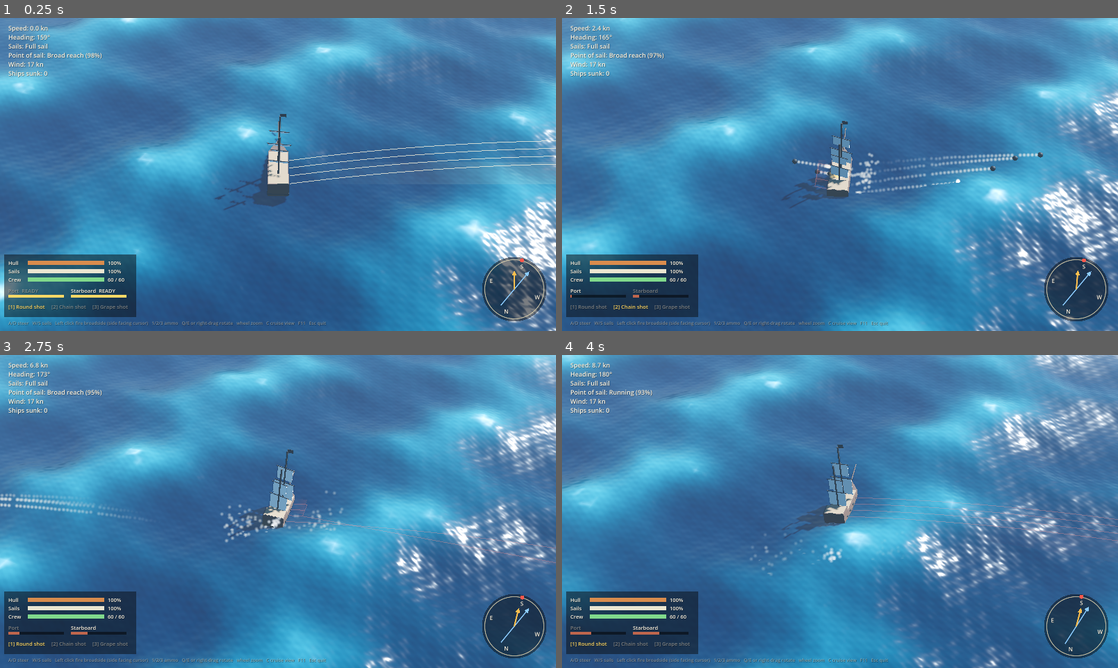
Above: before the commit, frames 1-4 (two rows, left to right).
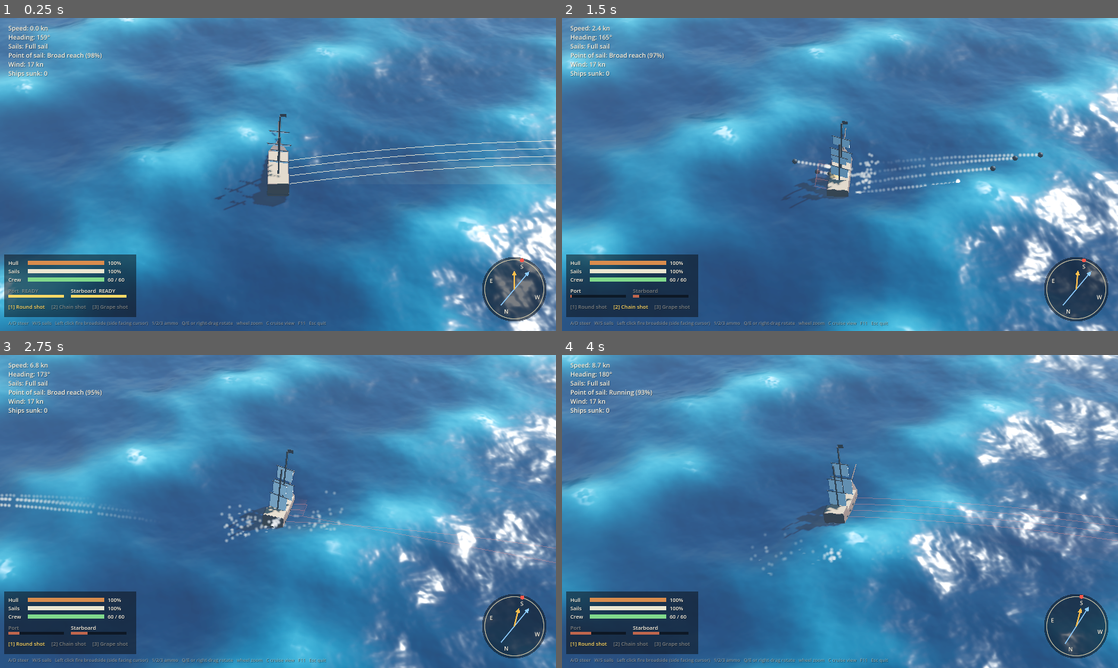
Above: after the commit, the same moments.

Repository: thedoddsays/barrelsOfSilver
Game: Godot game, scene res://scenes/main.tscn
Same seed, same stepped clock (60 frames per second), same inputs: the game is played once before the commit and once after it.
Inputs (mouse positions are in pixels of both pictures, inside the frame that each line leads up to):
- Up to frame 1 (0.25 s): no input
- Up to frame 2 (1.5 s): move the mouse to (962, 158) at 0.52 s; hold D (steer_right) 0.53-1.25 s; hold 2 (ammo_chain) 0.53-1.25 s; click (962, 158) at 0.67 s; drag from (728, 190) to (812, 237) at 1.27 s
- Up to frame 3 (2.75 s): move the mouse to (333, 442) at 2.02 s; hold D (steer_right) from 2.03 s (still down); hold 1 (ammo_round) from 2.03 s (still down)
- Up to frame 4 (4 s): release D (steer_right) at 2.75 s; release 1 (ammo_round) at 2.75 s; drag from (812, 574) to (673, 464) at 2.77 s; move the mouse to (1006, 558) at 3.52 s; hold A (steer_left) from 3.53 s (still down); tap E (cam_right) at 3.6 s

The runs differ from the first frame. In frame 1, 4.9% of the frame differs, in the area x 0-100%, y 0-100%; in frame 2, 7.3%; in frame 3, 7.5%; in frame 4, 9.2%.

Commit message:
Ocean: replace tiled sine ripples with gradient noise and wind patches
The summed-sine ripples and sin(x)*sin(z) foam breakup produced a visible
repeating grid. Ripples are now 5 octaves of gradient noise with analytic
derivatives (rotated, drifting, each fading with distance), modulated by large
slow wind patches that vary strength, tint and roughness. Foam breakup uses
noise. Integer hash keeps it stable at large world coordinates.

Also records the art direction and camera decisions in CLAUDE.md.

Co-Authored-By: Claude Opus 5.5 <noreply@anthropic.com>

Diff:
--- a/shaders/ocean.gdshader
+++ b/shaders/ocean.gdshader
@@ -53,27 +53,79 @@
 	v_jacobian = tangent.x * binormal.z - tangent.z * binormal.x;
 }
 
-// Small-scale ripples as a sum of smooth directional sine waves. (The previous grid-based
-// value noise produced blocky, pixelated-looking highlights.) Returns the slope (d/dx, d/dz).
-vec2 ripple_slope(vec2 p, float t) {
+// --- Gradient noise ---------------------------------------------------------------
+// History: value noise looked blocky/pixelated; a sum of fixed sines looked like a tiled
+// image (periodic interference). Gradient noise is smooth AND aperiodic; each octave is
+// rotated, scaled by a non-integer factor and drifts its own way, so nothing lines up.
+
+// Integer hash (stable at large world coordinates, unlike the classic sin() hash).
+vec2 hash2(vec2 p) {
+	uvec2 q = uvec2(ivec2(p) + ivec2(32768)) * uvec2(1597334673u, 3812015801u);
+	uint n = (q.x ^ q.y) * 1597334673u;
+	uvec2 r = uvec2(n, n * 48271u);
+	return vec2(r) * (2.0 / 4294967295.0) - 1.0;
+}
+
+// Gradient noise with analytic derivatives: returns (value, d/dx, d/dy).
+vec3 noised(vec2 p) {
+	vec2 i = floor(p);
+	vec2 f = fract(p);
+	vec2 u = f * f * f * (f * (f * 6.0 - 15.0) + 10.0);
+	vec2 du = 30.0 * f * f * (f * (f - 2.0) + 1.0);
+	vec2 ga = hash2(i);
+	vec2 gb = hash2(i + vec2(1.0, 0.0));
+	vec2 gc = hash2(i + vec2(0.0, 1.0));
+	vec2 gd = hash2(i + vec2(1.0, 1.0));
+	float va = dot(ga, f);
+	float vb = dot(gb, f - vec2(1.0, 0.0));
+	float vc = dot(gc, f - vec2(0.0, 1.0));
+	float vd = dot(gd, f - vec2(1.0, 1.0));
+	float k = va - vb - vc + vd;
+	float value = va + u.x * (vb - va) + u.y * (vc - va) + u.x * u.y * k;
+	vec2 deriv = ga + u.x * (gb - ga) + u.y * (gc - ga) + u.x * u.y * (ga - gb - gc + gd)
+		+ du * (u.yx * k + vec2(vb, vc) - va);
+	return vec3(value, deriv);
+}
+
+mat2 rot(float a) {
+	float c = cos(a);
+	float s = sin(a);
+	return mat2(vec2(c, s), vec2(-s, c));
+}
+
+// Small-scale ripples: 5 octaves of noise, each with its own size (metres), angle, drift
+// and distance fade. Returns the surface slope (d/dx, d/dz).
+vec2 ripple_slope(vec2 p, float t, float dist) {
+	// size in metres, slope weight, rotation (rad), drift speed (m/s)
+	vec4 o[5] = vec4[5](
+		vec4(9.0, 0.085, 0.0, 0.9),
+		vec4(4.7, 0.07, 1.7, 0.7),
+		vec4(2.45, 0.058, 3.9, 0.55),
+		vec4(1.3, 0.047, 5.3, 0.45),
+		vec4(0.68, 0.036, 2.6, 0.35)
+	);
 	vec2 slope = vec2(0.0);
-	// direction (normalised in loop), frequency, speed, amplitude
-	vec4 r[6] = vec4[6](
-		vec4(0.83, 0.56, 0.9, 1.3),
-		vec4(-0.42, 0.91, 1.3, 1.6),
-		vec4(0.97, -0.24, 1.9, 2.1),
-		vec4(-0.71, -0.70, 2.7, 2.4),
-		vec4(0.12, 0.99, 3.8, 2.9),
-		vec4(0.60, -0.80, 5.1, 3.3)
-	);
-	for (int i = 0; i < 6; i++) {
-		vec2 d = normalize(r[i].xy);
-		float freq = r[i].z;
-		float phase = dot(d, p) * freq - t * r[i].w;
-		float amp = 0.05 / freq;
-		slope += d * cos(phase) * freq * amp;
+	for (int i = 0; i < 5; i++) {
+		float size = o[i].x;
+		float fade = 1.0 - smoothstep(size * 60.0, size * 200.0, dist);
+		if (fade <= 0.0) {
+			continue;
+		}
+		mat2 r = rot(o[i].z);
+		vec2 drift = r * vec2(1.0, 0.0) * o[i].w * t;
+		vec3 n = noised((r * p + drift) / size);
+		// Chain rule back to world space: d/dp = (1/size) * R^T * grad.
+		slope += (n.yz * r) * (o[i].y * fade);
 	}
 	return slope;
+}
+
+// Large, slow patches where the wind ruffles the water more or less ("cat's paws").
+// This macro variation is what stops the sea reading as one repeated texture.
+float wind_patches(vec2 p, float t) {
+	float a = noised(rot(0.6) * p / 140.0 + vec2(t * 0.012, t * 0.004)).x;
+	float b = noised(rot(2.2) * p / 55.0 - vec2(t * 0.02, -t * 0.01)).x;
+	return clamp(0.5 + a * 0.9 + b * 0.5, 0.0, 1.0);
 }
 
 void fragment() {
@@ -82,22 +134,28 @@
 	// Fade fine detail with distance so it doesn't shimmer/alias far away.
 	float detail = 1.0 - smoothstep(40.0, 350.0, dist);
 
-	vec2 s = ripple_slope(p, wave_time) * ripple_strength * detail;
+	float patches = wind_patches(p, wave_time);
+	float ruffle = mix(0.45, 1.3, patches);
+	vec2 s = ripple_slope(p, wave_time, dist) * ripple_strength * ruffle;
 	vec3 n = normalize(v_normal + vec3(-s.x, 0.0, -s.y));
 	NORMAL = normalize((VIEW_MATRIX * vec4(n, 0.0)).xyz);
 
 	float crest = clamp(v_height * 0.25 + 0.5, 0.0, 1.0);
 	vec3 water = mix(deep_color, scatter_color, pow(crest, 2.5));
+	// Calm patches read a touch darker and glassier, ruffled ones a touch lighter.
+	water *= mix(0.9, 1.08, patches);
 
 	float foam = 1.0 - smoothstep(0.5, 0.72, v_jacobian);
-	float breakup = 0.5 + 0.25 * sin(p.x * 0.9 + wave_time * 0.7) * sin(p.y * 0.7 - wave_time * 0.5)
-		+ 0.25 * sin((p.x + p.y) * 0.35 + wave_time * 0.3);
+	// Break the crest foam into streaks with noise (was a sin(x)*sin(z) grid).
+	float breakup = 0.5 + 0.7 * noised(rot(0.9) * p / 2.8 + vec2(wave_time * 0.25, 0.0)).x
+		+ 0.45 * noised(rot(2.4) * p / 1.1 - vec2(0.0, wave_time * 0.3)).x;
 	foam *= smoothstep(0.3, 0.7, breakup);
 	foam = clamp(foam * foam_amount, 0.0, 1.0);
 
 	ALBEDO = mix(water, foam_color, foam);
-	// Slightly rougher with distance: kills sparkly specular aliasing.
-	ROUGHNESS = mix(mix(0.1, 0.22, 1.0 - detail), 0.7, foam);
+	// Slightly rougher with distance (kills sparkly specular aliasing) and in ruffled patches.
+	float rough = mix(0.08, 0.16, patches);
+	ROUGHNESS = mix(mix(rough, 0.24, 1.0 - detail), 0.7, foam);
 	SPECULAR = 0.5;
 	METALLIC = 0.0;
 }
Not shown, changed: CLAUDE.md
